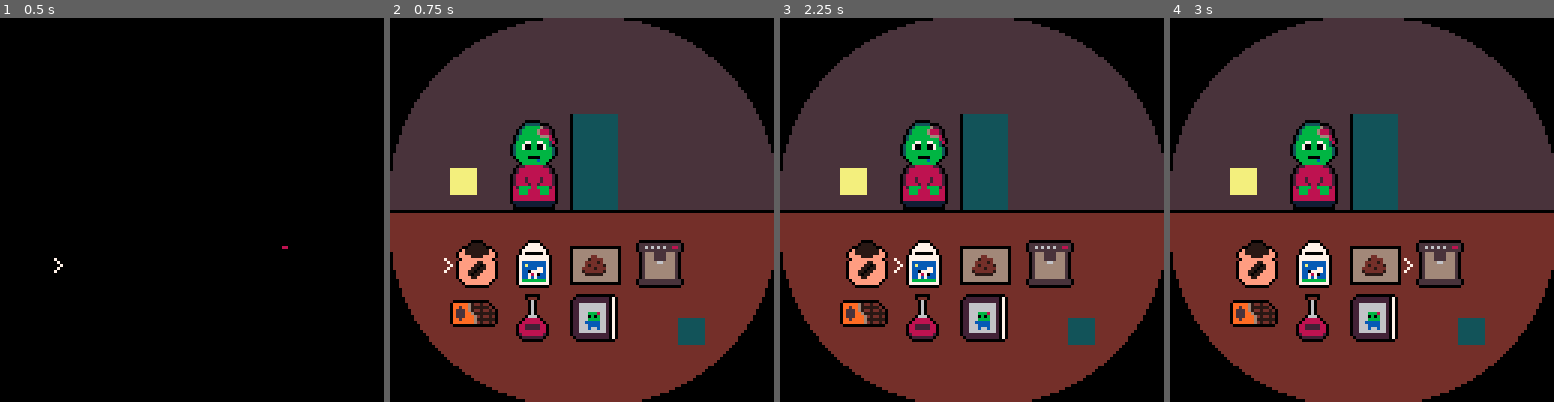
Above: before the commit, frames 1-4 (left to right).
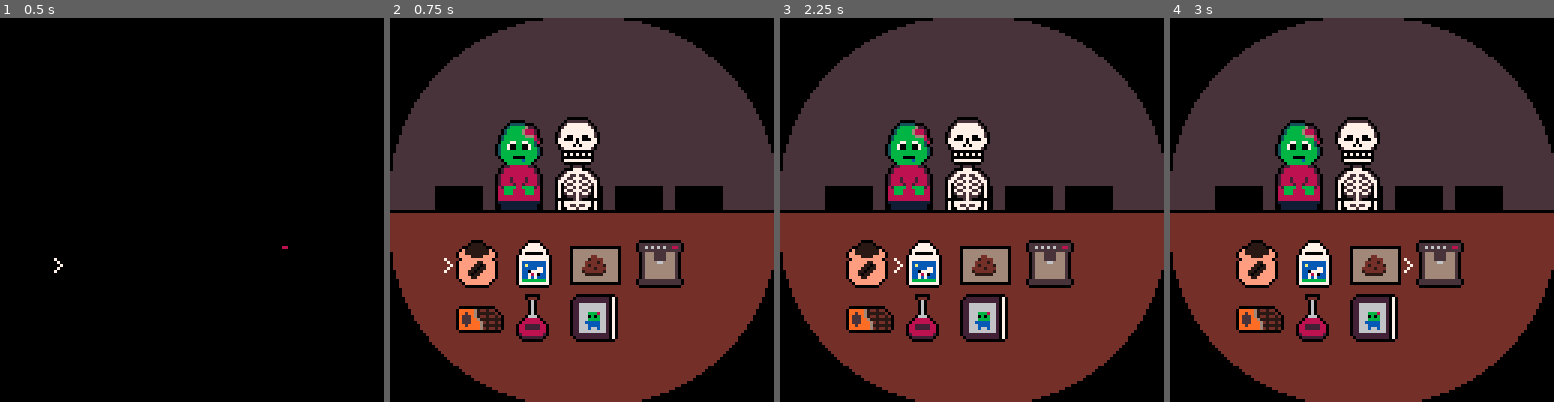
Above: after the commit, the same moments.

Repository: Ori-Rowan/mini-jam-204-cafe
Game: PICO-8 cartridge cafe-untitled.p8
Same seed, same stepped clock (60 frames per second), same inputs: the game is played once before the commit and once after it.
Inputs:
- Up to frame 1 (0.5 s): tap X (X key) at 0.33 s
- Up to frame 2 (0.75 s): tap O (Z key) at 0.7 s
- Up to frame 3 (2.25 s): tap X (X key) at 1.07, 1.85 s; hold Right 1.6-2.1 s; tap O (Z key) at 1.7, 2.1 s; hold Up from 2.15 s (still down)
- Up to frame 4 (3 s): release Up at 2.42 s; hold Right from 2.47 s (still down); tap O (Z key) at 2.5, 2.9 s; tap X (X key) at 2.97 s

Frame 1 is identical in both runs. In frame 2, 10% of the frame differs, in the area x 11-87%, y 25-86%; in frame 3, 10%; in frame 4, 10%.

Commit message:
some more art

Diff:
--- a/src/enums/recipies_enum.p8.lua
+++ b/src/enums/recipies_enum.p8.lua
@@ -4,6 +4,7 @@
         ingredients = {
             INGREDIENTS_ENUM.COFFEE_BEANS
         },
+        spr = 64
     },
     CAPPUCCINO = {
         name = "cappuccino",
@@ -11,6 +12,7 @@
             INGREDIENTS_ENUM.COFFEE_BEANS,
             INGREDIENTS_ENUM.MILK
         },
+        spr = 68
     },
     LATTE = {
         name = "latte",
@@ -19,6 +21,7 @@
             INGREDIENTS_ENUM.MILK,
             INGREDIENTS_ENUM.MILK,
         },
+        spr = 66
     },
     HOT_CHOCOLATE = {
         name = "hot chocolate",
@@ -26,6 +29,7 @@
             INGREDIENTS_ENUM.CHOCOLATE,
             INGREDIENTS_ENUM.MILK,
         },
+        spr = 96
     },
     BLOODY_GOOD_COFFEE = {
         name = "bloody good coffee",
@@ -35,6 +39,7 @@
             INGREDIENTS_ENUM.MILK,
             INGREDIENTS_ENUM.BERRY_SYRUP
         },
+        spr = 98
     },
     SPECIAL_DRINK = {
         name = "special drink",
@@ -44,11 +49,13 @@
             INGREDIENTS_ENUM.CHOCOLATE,
             INGREDIENTS_ENUM.BERRY_SYRUP
         },
+        spr = 100
     },
     BAD_DRINK = {
         name = "bad drink",
         ingredients = {
             "impossible"
         },
+        spr = 70
     }
 }
--- a/src/gameplay/bar_items/product_stand.p8.lua
+++ b/src/gameplay/bar_items/product_stand.p8.lua
@@ -24,6 +24,12 @@
     self:serve()
 end
 
+function ProductStand:draw()
+    if self.product and _GLOBALS.light then
+        spr(self.product.spr, self.draw_pos.x, self.draw_pos.y, 2, 2)
+    end
+end
+
 function ProductStand:serve()
     EventSystem:emit("serve_product", {product = self.product})
     self.product = nil
--- a/src/gameplay/customer_system/customer.p8.lua
+++ b/src/gameplay/customer_system/customer.p8.lua
@@ -23,7 +23,7 @@
 
     local x, y = self.seat.draw_pos.x, self.seat.draw_pos.y
     if _GLOBALS.light then
-            spr(self.spr,x,y,2,4)
+            spr(self.spr,x,y-24,2,4)
     end
 
     palt(_CONFIG.default_bg_col,true)
--- a/src/gameplay/customer_system/customer_system.p8.lua
+++ b/src/gameplay/customer_system/customer_system.p8.lua
@@ -49,8 +49,8 @@
             y = 0
         },
         draw_pos = {
-            x = 20,
-            y = 50
+            x = 15,
+            y = 56
         },
         color = 8,
         customer_system = self
@@ -63,8 +63,8 @@
                 y = 0
             },
             draw_pos = {
-                x = 20 + i*20,
-                y = 32
+                x = 15 + i*20,
+                y = 56
             },
             color = 3,
             customer_system = self
--- a/src/gameplay/customer_system/seat.p8.lua
+++ b/src/gameplay/customer_system/seat.p8.lua
@@ -10,6 +10,7 @@
 
     assert(tbl.customer_system)
 
+    tbl.spr = 54
     setmetatable(tbl, self)
 
     return tbl
@@ -22,6 +23,10 @@
 end
 
 function Seat:draw()
+    if _GLOBALS.light then
+        spr(self.spr, self.draw_pos.x, self.draw_pos.y, 2, 1)
+    end
+
     if self.customer then
         self.customer:draw()
     end
--- a/src/gameplay/customer_system/trashbin.p8.lua
+++ b/src/gameplay/customer_system/trashbin.p8.lua
@@ -6,10 +6,12 @@
 function Trashbin:new(t)
     local tbl = GridItem:new(t)
 
-    tbl.customer = nil
+    setmetatable(tbl, self)
 
     assert(tbl.customer_system)
-    setmetatable(tbl, self)
+
+    tbl.customer = nil
+    tbl.spr = 38
 
     return tbl
 end
@@ -18,9 +20,11 @@
 
 -- end
 
--- function Trashbin:draw()
-
--- end
+function Trashbin:draw()
+   if _GLOBALS.light then
+        spr(self.spr, self.draw_pos.x, self.draw_pos.y, 2, 1)
+    end
+end
 
 function Trashbin:add_customer(customer)
     customer.Trashbin = self
--- a/src/scenes/game_scene.p8.lua
+++ b/src/scenes/game_scene.p8.lua
@@ -60,7 +60,7 @@
 
     local product_stand = ProductStand:new({
         pos = {x = 3, y =1},
-        draw_pos = {x=96, y=100}
+        draw_pos = {x=82, y=92}
     })
     local coffe_machine = CoffeeMachine:new({
         pos = {x=3, y=0},
@@ -88,7 +88,7 @@
         }),
         Ingredient:new({
             pos = {x=0, y=1},
-            draw_pos = {x=20, y=90},
+            draw_pos = {x=22, y=92},
             spr = 32,
             ingredient = INGREDIENTS_ENUM.CHOCOLATE
         }),
Not shown, changed: 193 lines of the sprite sheet (__gfx__) section of cafe-untitled.p8
Not shown, changed: the thumbnail (__label__) section of cafe-untitled.p8
